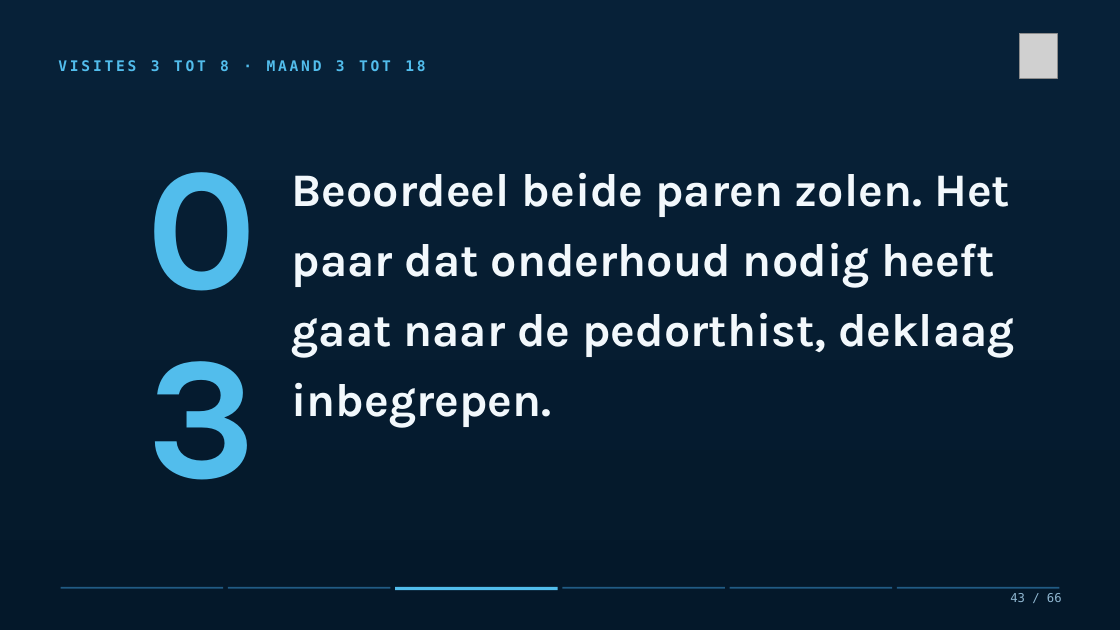
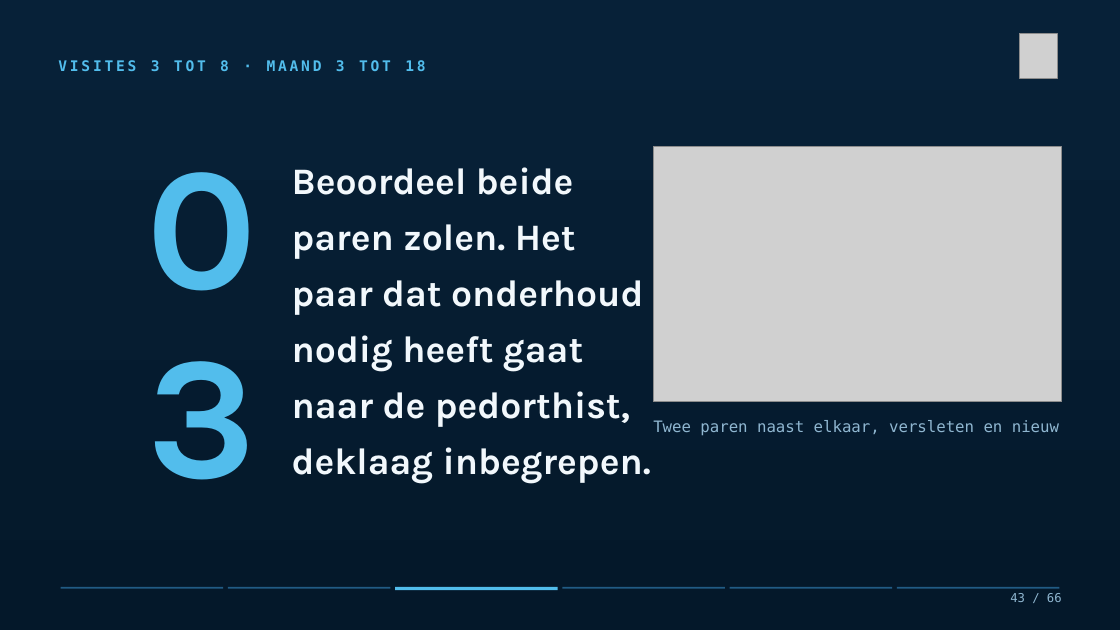
Before and after one commit to Dellfs/paradise-project, a slide deck: slide 43 of PARADISE_presentatie/PARADISE_opleidingssessie_voetklinieken.pptx. Drawn at 1120x630 pixels with LibreOffice and Linux fonts; fonts in the diff are those of the drawing; grey boxes stand for pictures. Boxes give left, top, right and bottom in pixels: in the first picture for what was removed or moved away, otherwise in the second. Text is boxed around its words. In the diff, an @@ line names an element or a change of style, - is before the commit and + after.

```diff
--- a/PARADISE_presentatie/PARADISE_opleidingssessie_voetklinieken.pptx
+++ b/PARADISE_presentatie/PARADISE_opleidingssessie_voetklinieken.pptx
@@ text "Beoordeel beide paren zolen. Het ..." at bbox=[292, 167, 651, 484]: size 40 to 32 pt @@
@@ picture added at bbox=[654, 146, 1062, 402] @@
@@ text added at bbox=[653, 420, 1059, 436], 13.5 pt, text #8FB6D0 @@
+Twee paren naast elkaar, versleten en nieuw
```
Also in this commit, not shown: 7 other slides changed, 4 other files.
